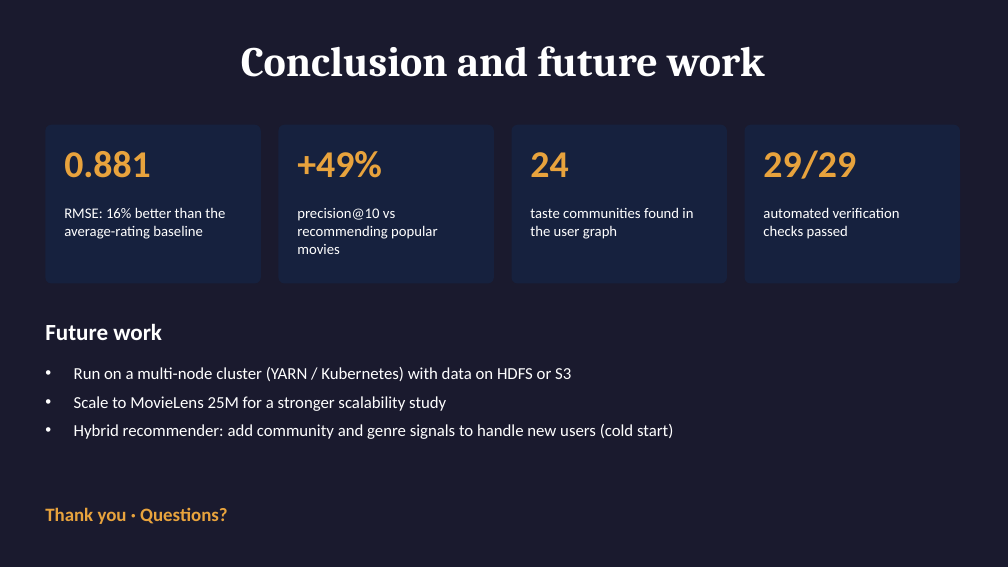
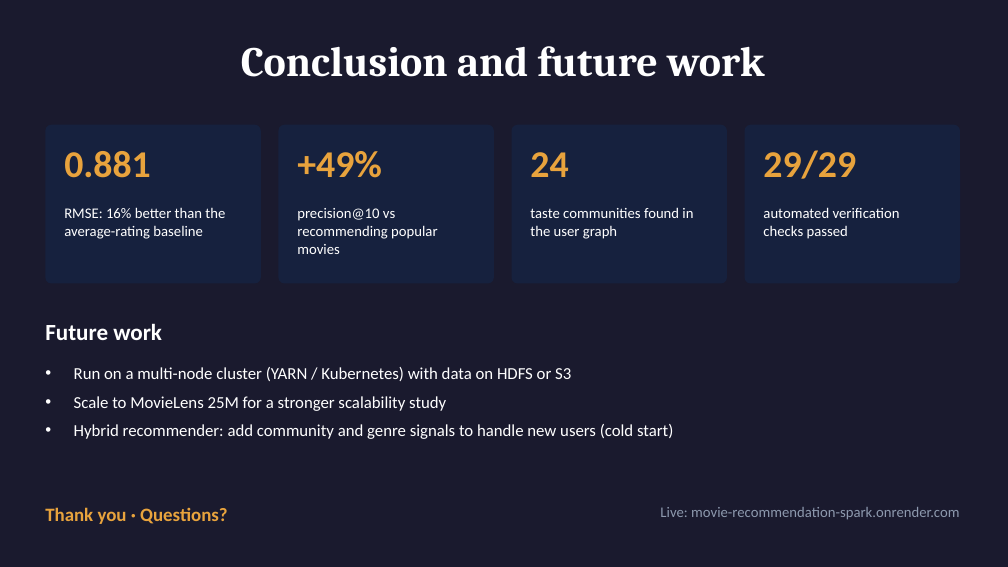
Before and after one commit to Nitesh1123/movie-recommendation-spark, a slide deck: slide 23 of presentation/Movie_Recommendation_Presentation.pptx (slide 21 before the commit). Drawn at 1008x567 pixels with LibreOffice and Linux fonts; fonts in the diff are those of the drawing. Boxes give left, top, right and bottom in pixels: in the first picture for what was removed or moved away, otherwise in the second. Text is boxed around its words. In the diff, an @@ line names an element or a change of style, - is before the commit and + after.

```diff
--- a/presentation/Movie_Recommendation_Presentation.pptx
+++ b/presentation/Movie_Recommendation_Presentation.pptx
@@ text added at [660,507,959,520], 14 pt, text #8D99AE @@
+Live: movie-recommendation-spark.onrender.com
```
Also in this commit, not shown: 2 other slides changed, 2 slides added.
